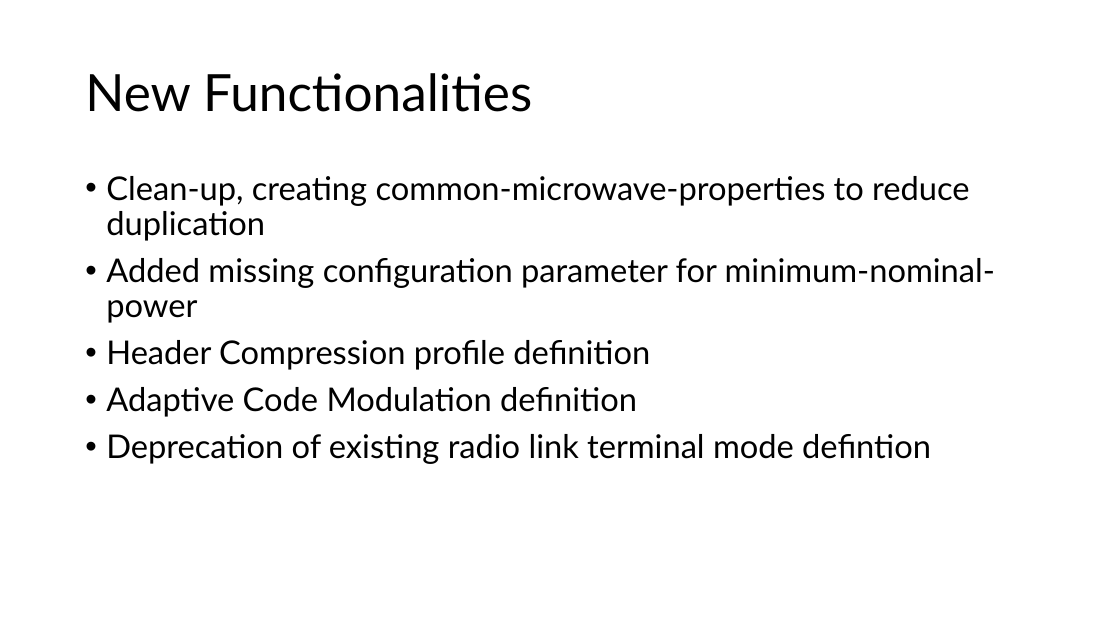
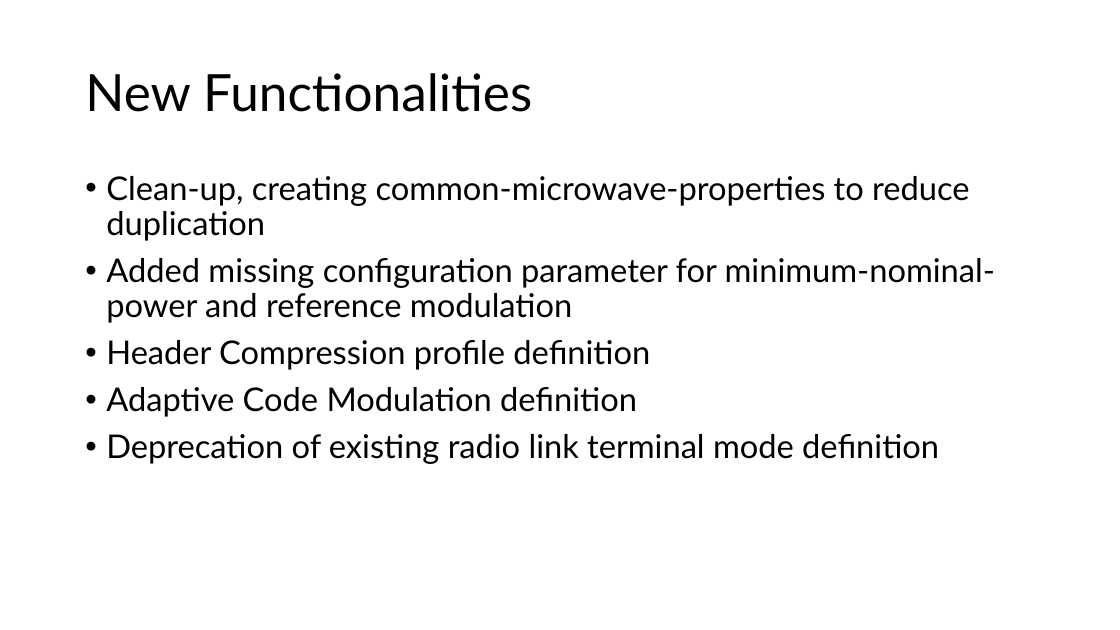
Before and after one commit to samans/draft-ybam-rfc8561bis, a slide deck: slide 3 of presentations/2025-04-10-rfc8561bis-status.pptx. Drawn at 1120x630 pixels with LibreOffice and Linux fonts; fonts in the diff are those of the drawing. Boxes give left, top, right and bottom in pixels: in the first picture for what was removed or moved away, otherwise in the second. Text is boxed around its words. In the diff, an @@ line names an element or a change of style, - is before the commit and + after.

Commit message:
Fixed typos in status presentation.

```diff
--- a/presentations/2025-04-10-rfc8561bis-status.pptx
+++ b/presentations/2025-04-10-rfc8561bis-status.pptx
@@ text at [106, 258, 995, 323]: text changed @@
-• Added missing configuration parameter for minimum-nominal-power
+• Added missing configuration parameter for minimum-nominal-power and reference modulation
@@ text at [106, 434, 939, 464]: text changed @@
-• Deprecation of existing radio link terminal mode defintion
+• Deprecation of existing radio link terminal mode definition
```
Also in this commit, not shown: 1 other slide changed.
